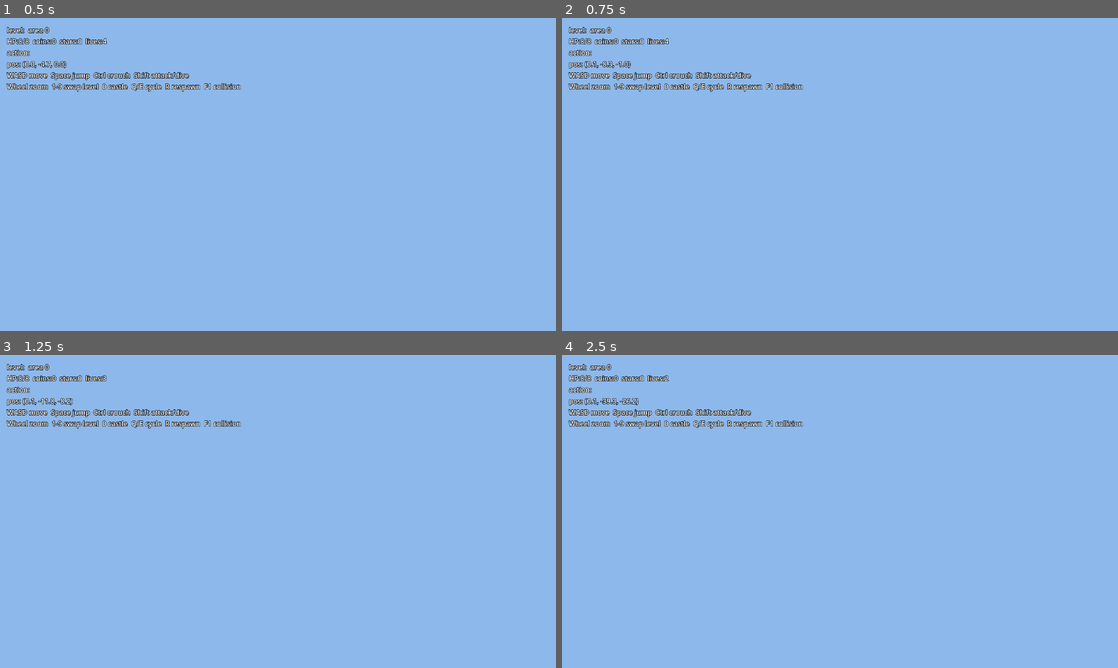
Above: before the commit, frames 1-4 (two rows, left to right).
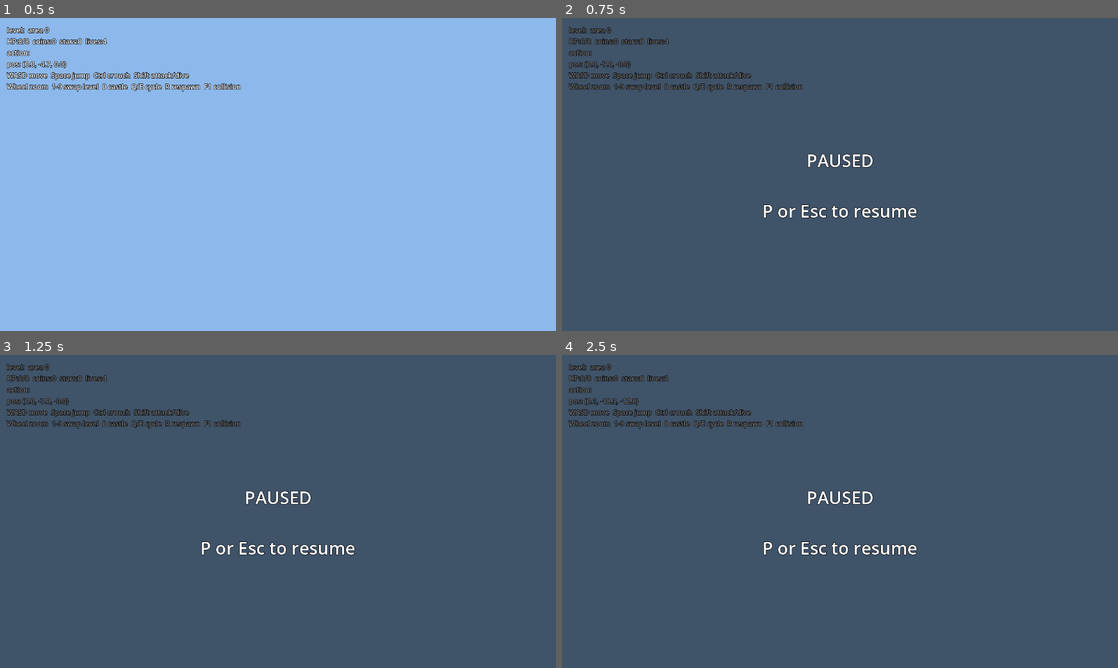
Above: after the commit, the same moments.

Repository: ruapotato/SuperTux3D
Game: Godot game, scene res://scenes/main.tscn
Two runs of this game, one before a commit and one after it. Both use one fixed random seed, a clock stepped at 60 frames per second and the inputs below.
Inputs (mouse positions are in pixels of both pictures, inside the frame that each line leads up to):
- Up to frame 1 (0.5 s): no input
- Up to frame 2 (0.75 s): tap Enter at 0.5 s; move the mouse to (867, 174) at 0.52 s; hold W (move_forward) from 0.53 s (still down); tap P at 0.6 s; click (867, 174) at 0.67 s
- Up to frame 3 (1.25 s): keep holding W (move_forward); tap Space (jump) at 0.77, 1.07 s
- Up to frame 4 (2.5 s): keep holding W (move_forward); tap Space (jump) at 1.25, 1.52, 1.82 s; move the mouse to (812, 511) at 1.27 s; tap P at 1.35, 2.3 s; click (812, 511) at 1.42 s; tap Enter at 2 s; move the mouse to (851, 505) at 2.02 s; tap 1 at 2.1 s; click (851, 505) at 2.17 s

Frame 1 is identical in both runs. In frame 2, 100% of the frame differs, in the area x 0-100%, y 0-100%; in frame 3, 100%; in frame 4, 100%.

Commit message:
Add pause menu, camera wall-push, lives → game over flow
Pause menu (scripts/pause_menu.gd + scenes/main.tscn):
  - P key toggles pause. Tree paused, mouse uncaptured, centered
    overlay with "PAUSED / P or Esc to resume" shown. The script runs
    in PROCESS_MODE_ALWAYS so the unpause key still fires.

Camera wall-push (main.gd):
  - Raycast from Mario's focus point to the desired orbital camera
    slot every frame; if level geometry blocks it, retract the camera
    just inside the hit point. No more camera clipping through walls
    or through terrain when you orbit behind Mario in tight spaces.

Lives + game-over (main.gd):
  - _on_mario_died now decrements lives. When lives hit 0 we reset to
    4 lives, zero coins, play the decomp's game-over voice clip, and
    warp back to castle_inside (after a 2s beat).
  - Fall-plane death routes through the same handler so lives stay in
    sync whether you die by combat or by falling.

Co-Authored-By: Claude Opus 4.7 (1M context) <noreply@anthropic.com>

Diff:
--- a/godot/scenes/main.tscn
+++ b/godot/scenes/main.tscn
@@ -1,7 +1,8 @@
-[gd_scene load_steps=6 format=3]
+[gd_scene load_steps=7 format=3]
 
 [ext_resource type="Script" path="res://scripts/main.gd" id="1_main"]
 [ext_resource type="Script" path="res://scripts/mario_stub.gd" id="2_mario"]
+[ext_resource type="Script" path="res://scripts/pause_menu.gd" id="3_pause"]
 
 [sub_resource type="CapsuleShape3D" id="CapsuleShape3D_1"]
 height = 1.6
@@ -59,3 +60,31 @@
 theme_override_colors/font_color = Color(1, 1, 1, 1)
 theme_override_colors/font_outline_color = Color(0, 0, 0, 1)
 theme_override_constants/outline_size = 4
+
+[node name="PauseMenu" type="CanvasLayer" parent="."]
+script = ExtResource("3_pause")
+
+[node name="PauseRoot" type="ColorRect" parent="PauseMenu"]
+anchors_preset = 15
+anchor_right = 1.0
+anchor_bottom = 1.0
+color = Color(0, 0, 0, 0.55)
+
+[node name="Title" type="Label" parent="PauseMenu/PauseRoot"]
+anchors_preset = 8
+anchor_left = 0.5
+anchor_top = 0.5
+anchor_right = 0.5
+anchor_bottom = 0.5
+offset_left = -220.0
+offset_top = -60.0
+offset_right = 220.0
+offset_bottom = 60.0
+theme_override_font_sizes/font_size = 40
+theme_override_colors/font_color = Color(1, 1, 1, 1)
+theme_override_colors/font_outline_color = Color(0, 0, 0, 1)
+theme_override_constants/outline_size = 4
+horizontal_alignment = 1
+text = "PAUSED
+
+P or Esc to resume"
--- a/godot/scripts/main.gd
+++ b/godot/scripts/main.gd
@@ -119,9 +119,16 @@
     if _death_pending:
         return
     _death_pending = true
-    if mario.lives > 0:
-        mario.lives -= 1
-    _respawn_after(1.5)
+    mario.lives -= 1
+    if mario.lives <= 0:
+        # Game over: reset lives, return to castle hub with full HP.
+        mario.lives = 4
+        mario.coin_count = 0
+        mario._play_sfx("game_over")
+        _go_to_castle()
+        _respawn_after(2.0)
+    else:
+        _respawn_after(1.5)
 
 
 func _on_star_collected() -> void:
@@ -237,23 +244,29 @@
 func _process(delta: float) -> void:
     _update_animation(delta)
     var focus: Vector3 = mario.global_position + FOCUS_OFFSET
-    # Standard orbital: pitch > 0 lifts the camera above the focus.
     var offset := Vector3(
         sin(_cam_yaw) * cos(_cam_pitch),
         sin(_cam_pitch),
         cos(_cam_yaw) * cos(_cam_pitch),
     ) * _cam_distance
-    camera_rig.global_position = focus + offset
+    var desired := focus + offset
+    # Cast a ray from Mario's focus out to the desired camera slot; if the
+    # level geometry blocks us, slide the camera to the hit point with a
+    # small retract so we don't clip into walls.
+    var space := get_world_3d().direct_space_state
+    var q := PhysicsRayQueryParameters3D.create(focus, desired)
+    q.exclude = [mario.get_rid()]
+    q.collision_mask = 1  # level geometry
+    var hit := space.intersect_ray(q)
+    if hit.has("position"):
+        desired = (hit.position as Vector3).lerp(focus, 0.04)
+    camera_rig.global_position = desired
     camera_rig.look_at(focus, Vector3.UP)
-    # Auto-respawn on fall-plane crossing. The level_manager parks a
-    # SafetyFloor at Y=-20 so Mario doesn't tumble forever through bad
-    # collision; anyone still below -10 has genuinely fallen through.
+    # Auto-respawn on fall-plane crossing. Routes through the same death
+    # handler so lives decrement + game-over flow are consistent.
     if mario.global_position.y < -10.0 and not _death_pending:
-        _death_pending = true
-        if mario.lives > 0:
-            mario.lives -= 1
         mario._play_sfx("death")
-        _respawn_after(0.8)
+        _on_mario_died()
     var mario_stub := mario as CharacterBody3D
     var ray_down: String = mario.get("debug_ray_down_hit")
     var ray_up: String = mario.get("debug_ray_up_hit")
--- /dev/null
+++ b/godot/scripts/pause_menu.gd
@@ -0,0 +1,37 @@
+extends CanvasLayer
+
+# Pause menu overlay — ESC (when cursor is captured) or P toggles pause.
+# While paused the physics world and processes freeze. We keep the camera
+# and HUD animating so the menu overlay can be read but the simulation
+# sits frozen until resumed.
+
+@onready var _panel: Control = $PauseRoot
+
+
+func _ready() -> void:
+    # We want to keep running input (to accept the unpause keys) even while
+    # the rest of the tree is paused.
+    process_mode = Node.PROCESS_MODE_ALWAYS
+    _panel.visible = false
+
+
+func toggle() -> void:
+    set_paused(not is_paused())
+
+
+func is_paused() -> bool:
+    return get_tree().paused
+
+
+func set_paused(paused: bool) -> void:
+    get_tree().paused = paused
+    _panel.visible = paused
+    if paused:
+        Input.mouse_mode = Input.MOUSE_MODE_VISIBLE
+    else:
+        Input.mouse_mode = Input.MOUSE_MODE_CAPTURED
+
+
+func _unhandled_input(event: InputEvent) -> void:
+    if event is InputEventKey and event.pressed and event.keycode == KEY_P:
+        toggle()
